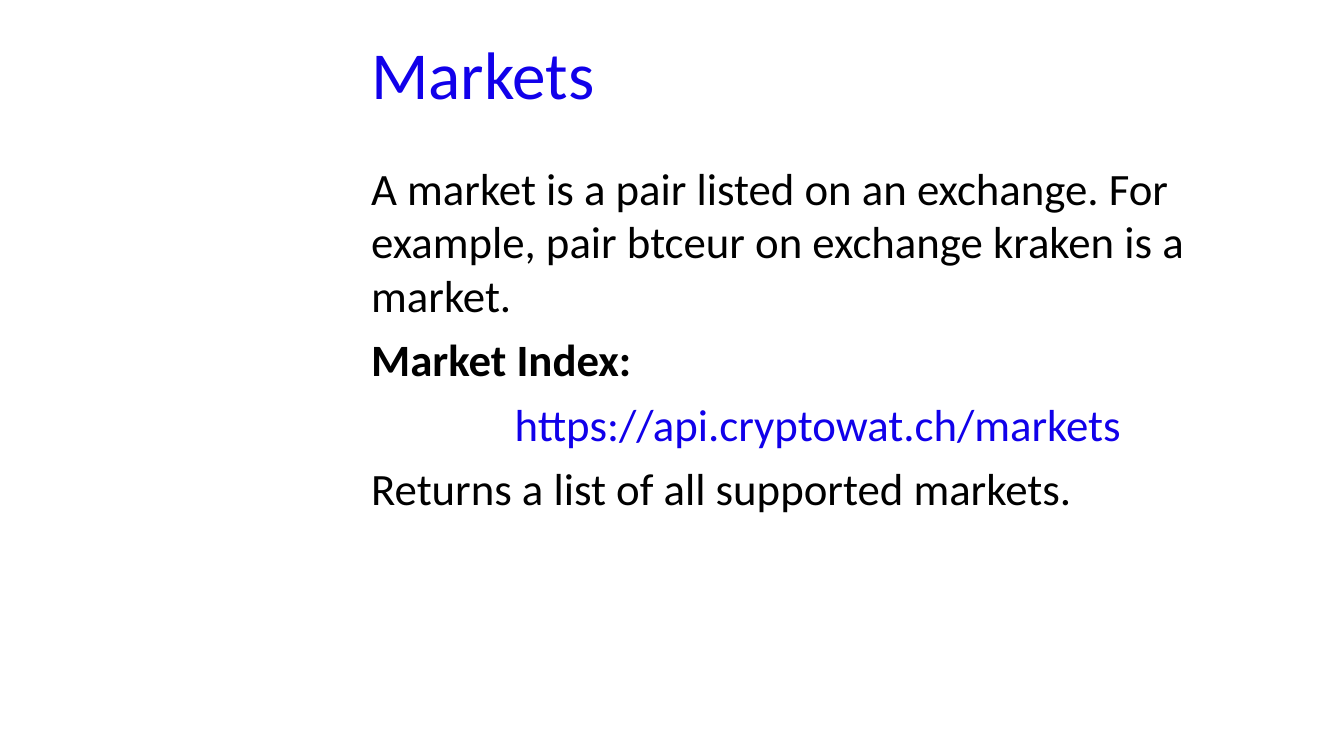
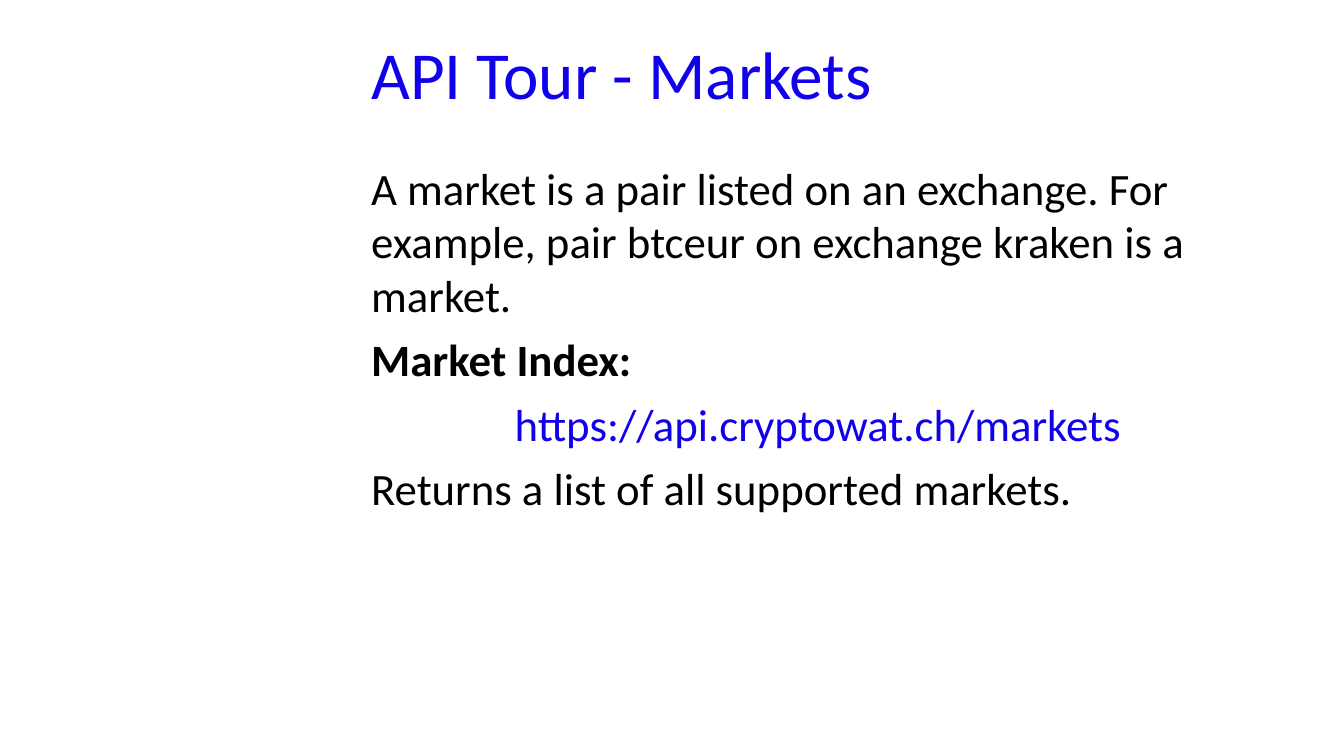
Before and after one commit to GabriM97/CryptoWolf, a slide deck: slide 9 of Student Presentation/Student_Presentation.odp. Drawn at 1344x756 pixels with LibreOffice and Linux fonts; fonts in the diff are those of the drawing; background and template pictures are left out. Boxes give left, top, right and bottom in pixels: in the first picture for what was removed or moved away, otherwise in the second. Text is boxed around its words. In the diff, an @@ line names an element or a change of style, - is before the commit and + after.

```diff
--- a/Student Presentation/Student_Presentation.odp
+++ b/Student Presentation/Student_Presentation.odp
@@ title at (x1=371, y1=52, x2=872, y2=100): text changed @@
-Markets
+API Tour - Markets
```
Also in this commit, not shown: 17 other slides changed, 4 slides added, 3 slides removed, 5 other files.
